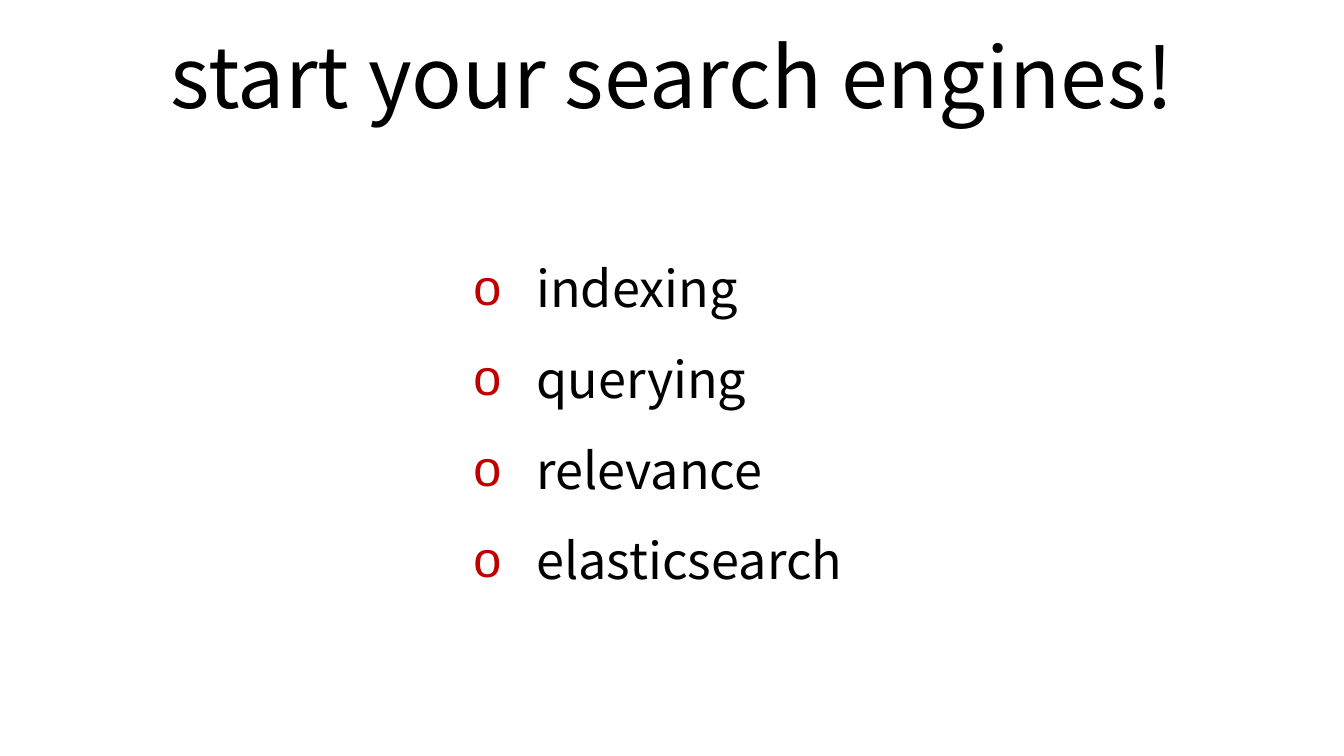
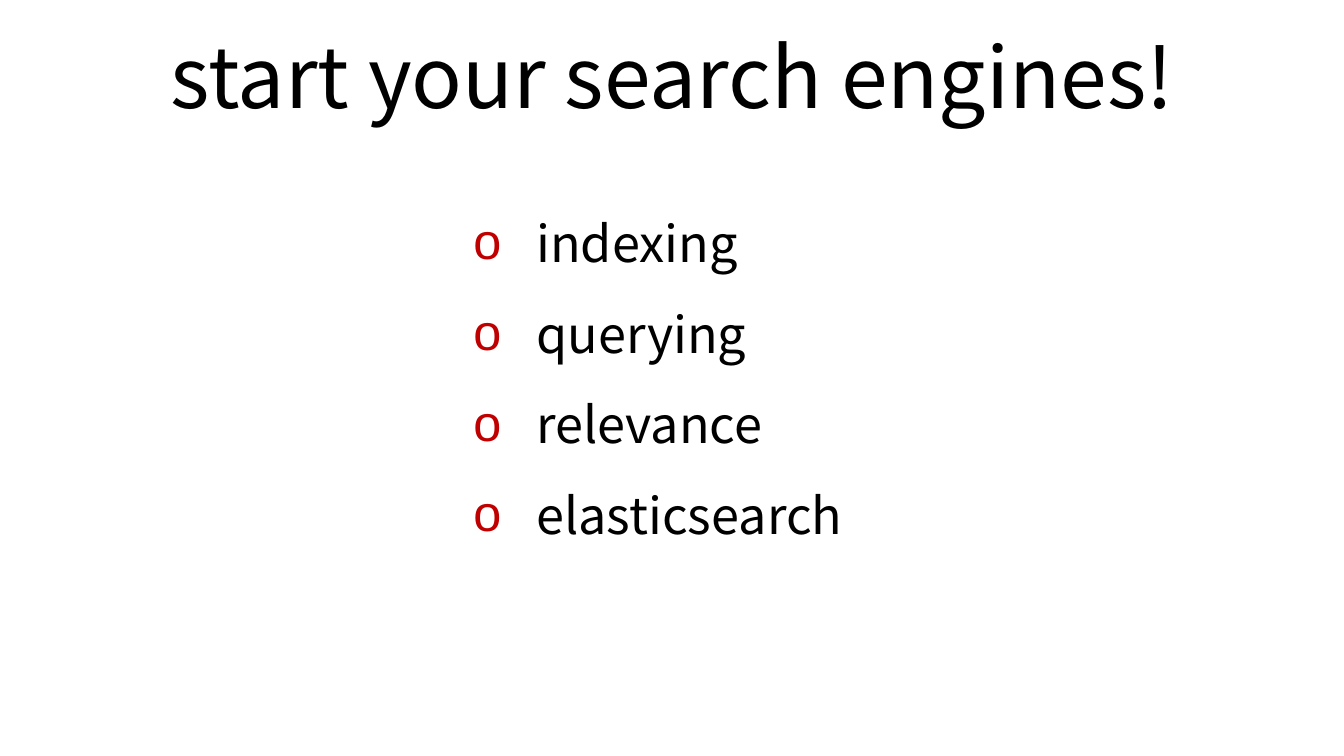
Before and after one commit to andypryor/start_your_search_engines, a slide deck: slide 5 of start_search_engines.pptx (slide 3 before the commit). Drawn at 1344x756 pixels with LibreOffice and Linux fonts; fonts in the diff are those of the drawing. Boxes give left, top, right and bottom in pixels: in the first picture for what was removed or moved away, otherwise in the second. Text is boxed around its words. In the diff, an @@ line names an element or a change of style, - is before the commit and + after.

```diff
--- a/start_search_engines.pptx
+++ b/start_search_engines.pptx
@@ text "indexing": place and size @@
-text "indexing" at bbox=[536, 267, 842, 580]
+text "indexing" at bbox=[536, 222, 842, 535]
```
Also in this commit, not shown: 2 other slides changed, 18 slides added, 3 slides removed, 1 other file.
